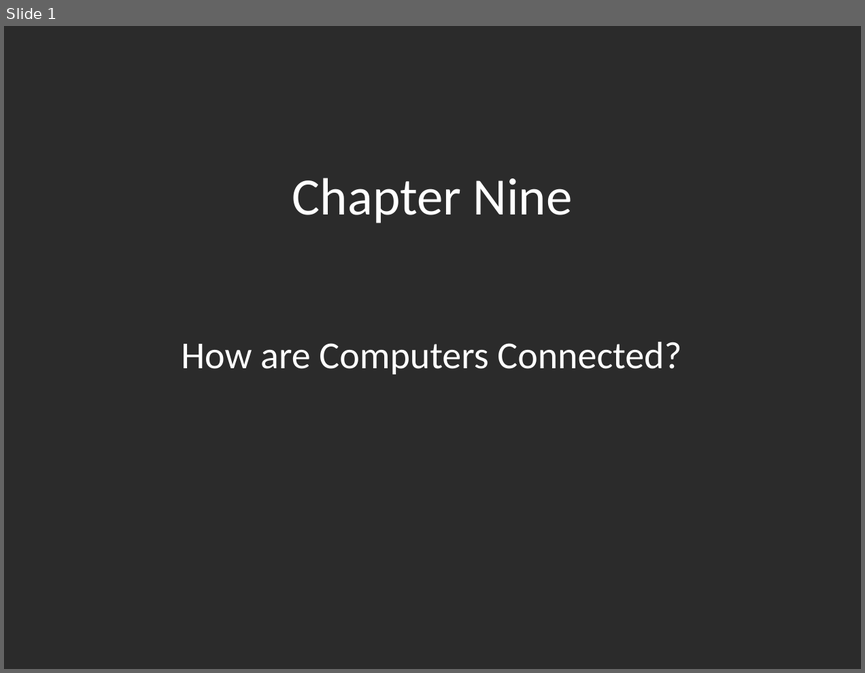
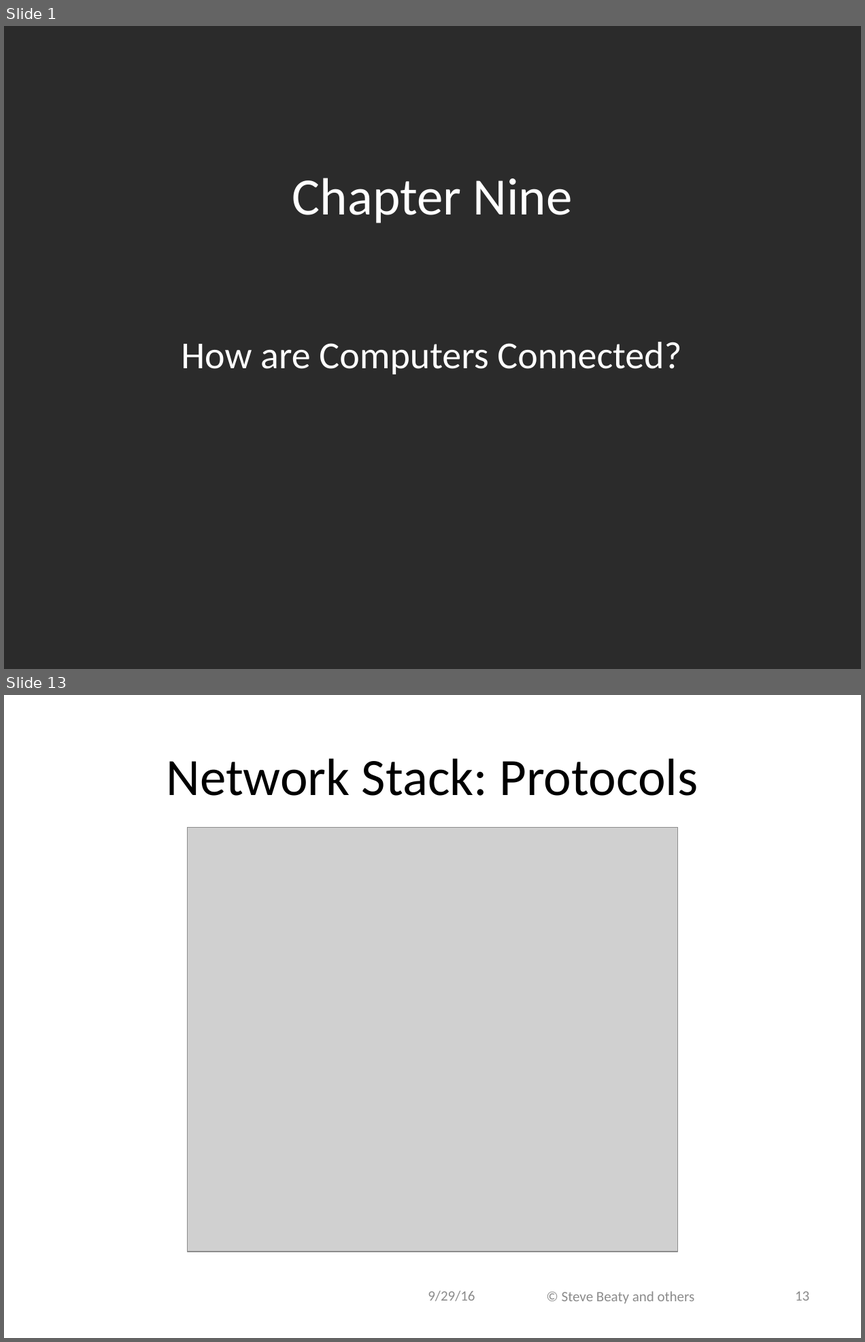
Before and after one commit to ivogeorg/cs1030, a slide deck: slides-steve/Chapter 09.pptx. Shown one above the other, each under a label of ours: slide 1 before the commit, slides 1 and 13 after it; the slides between them are not shown. The pictures are 865x673 and 865x1342 pixels, drawn with LibreOffice and Linux fonts; fonts in the diff are those of the drawing; grey boxes stand for pictures; background and template pictures are left out; a plain dark background stands for a picture behind light text. Boxes give left, top, right and bottom in pixels: in the first picture for what was removed or moved away, otherwise in the second. Text is boxed around its words. In the diff, an @@ line names an element or a change of style, - is before the commit and + after.

```diff
--- a/slides-steve/Chapter 09.pptx
+++ b/slides-steve/Chapter 09.pptx
@@ slide 13 added at (x1=4, y1=695, x2=861, y2=1338), background #FFFFFF @@
@@ title added at (x1=167, y1=758, x2=698, y2=796), 44 pt, text #000000 @@
+Network Stack: Protocols
@@ picture added at (x1=188, y1=827, x2=677, y2=1251) @@
@@ text added at (x1=428, y1=1290, x2=475, y2=1301), 12 pt, text #8C8C8C @@
+9/29/16
@@ text added at (x1=562, y1=1291, x2=695, y2=1304), 12 pt, text #8C8C8C @@
+© Steve Beaty and others
@@ page number added at (x1=795, y1=1291, x2=809, y2=1300), 12 pt, text #8C8C8C @@
+13
```
Also in this commit, not shown: 22 slides changed, 4 other slides added, 1 other file.
